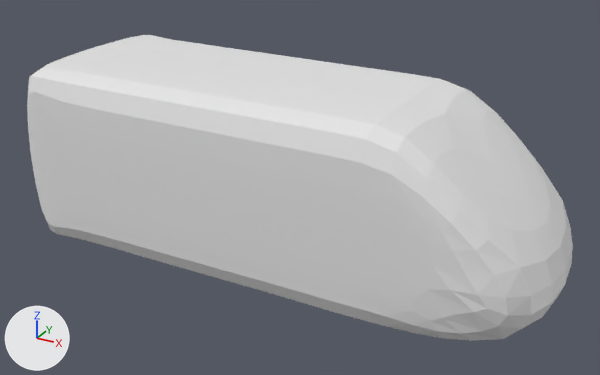
What one commit did to the Blender file data/meshes/shuttle.blend.
One viewpoint serves both versions: a 50 mm camera at (6.03, -9.44, 4.57) aimed at (0.88, -0.07, -0.12). Arrows for +X, +Y and +Z are at lower left; the lights stay in place.

Names of what the first picture shows: 'shuttle'.
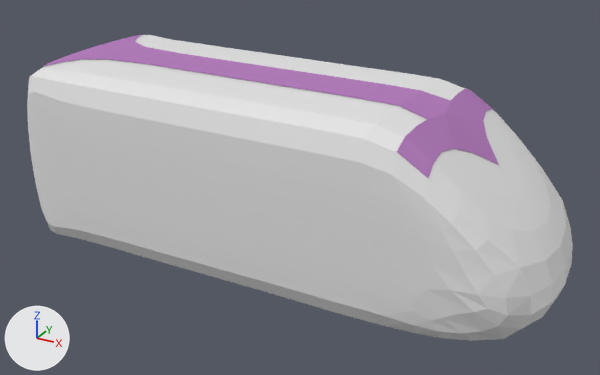
Changed parts and their boxes (x1, y1, x2, y2) in the pictures (600 x 375 px):
'Faction', added
    after: (44, 35, 499, 178)

Diff of the bpy script that builds the scene:
```diff
--- a/data/meshes/shuttle.blend.py
+++ b/data/meshes/shuttle.blend.py
@@ mat_material @@
+mat_material = diffuse_material('Material')
+mat_material.base_color = (0.46, 0.21, 0.51)  # pink #b57ebd
@@ me_shuttle_001 @@
+me_shuttle_001.from_pydata(...)  # 63 vertices, 39 faces; spans x -2.87..3.62, y -1.32..1.32, z 0.72..1.41
+me_shuttle_001.materials.append(mat_material)  # pink #b57ebd
@@ ob_faction @@
+ob_faction = bpy.data.objects.new('Faction', me_shuttle_001)
+ob_faction.location = (0.0, 0.0, 0.01)
```
